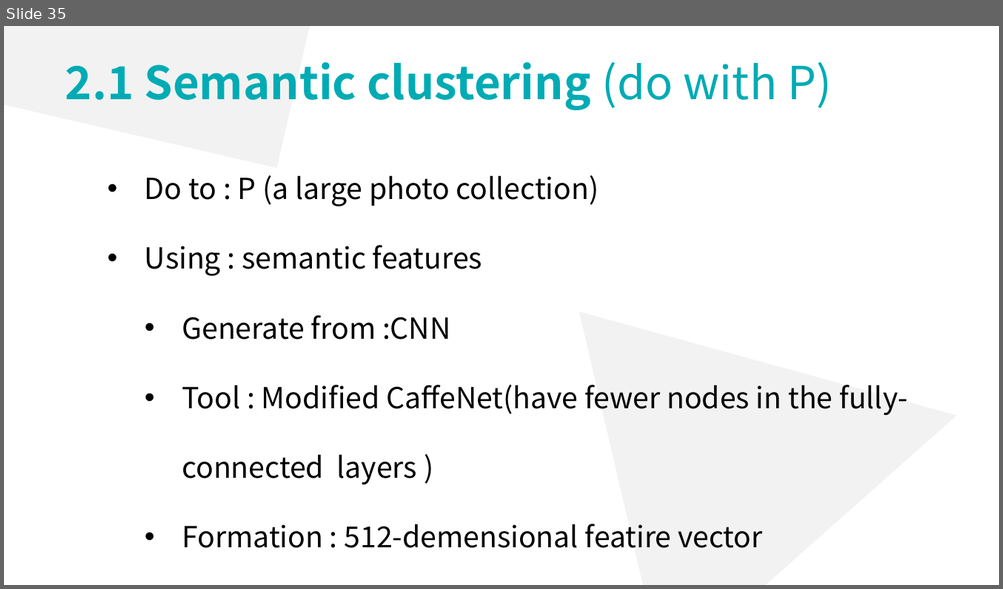
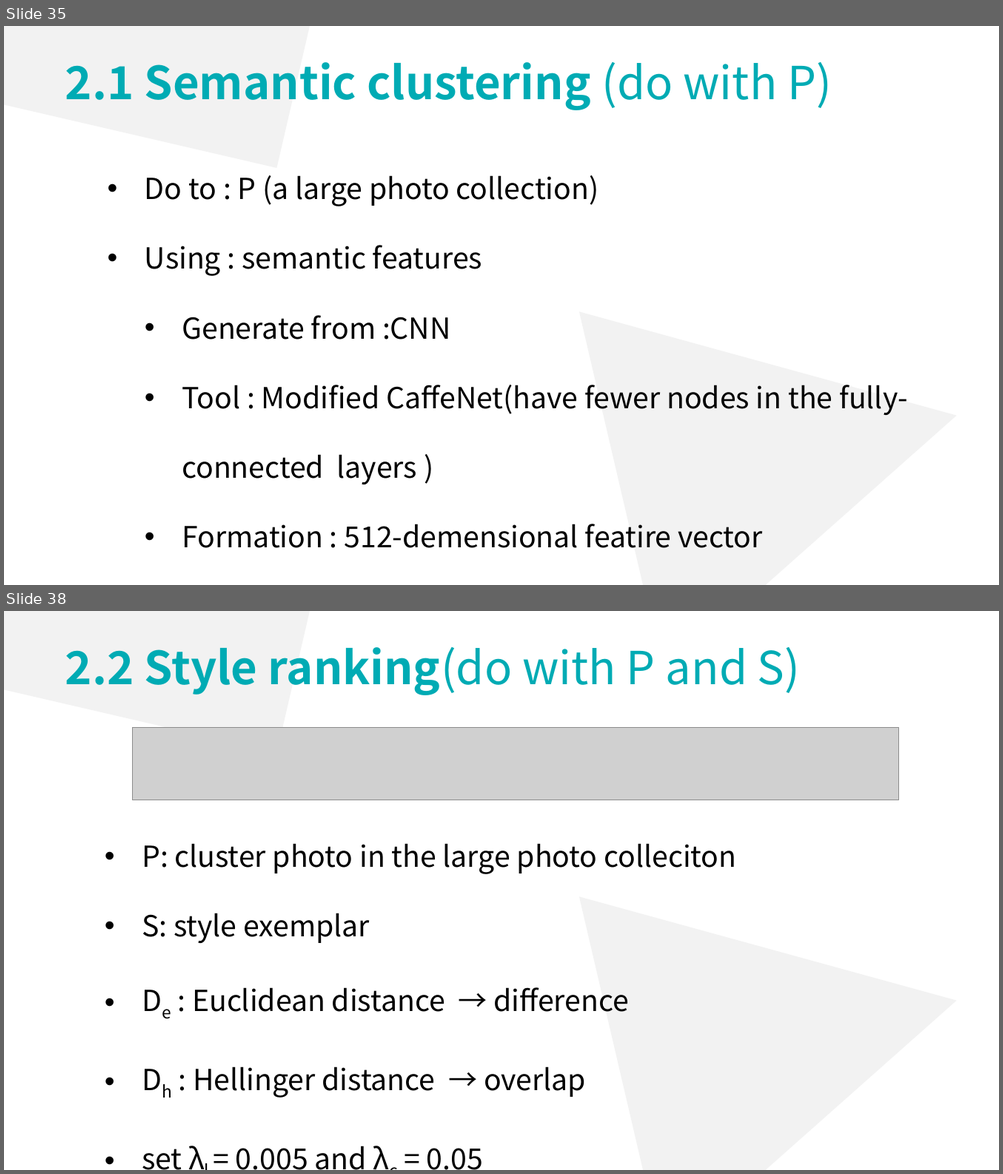
Before and after one commit to lsyoath/sheepy, a slide deck: ComputerVision.pptx. Shown one above the other, each under a label of ours: slide 35 before the commit, slides 35 and 38 after it; the slides between them are not shown. The pictures are 1003x589 and 1003x1174 pixels, drawn with LibreOffice and Linux fonts; fonts in the diff are those of the drawing; grey boxes stand for pictures. Boxes give left, top, right and bottom in pixels: in the first picture for what was removed or moved away, otherwise in the second. Text is boxed around its words. In the diff, an @@ line names an element or a change of style, - is before the commit and + after.

```diff
--- a/ComputerVision.pptx
+++ b/ComputerVision.pptx
@@ slide 38 added at <box>4,611,999,1170</box>, background #FFFFFF @@
@@ rectangle added at <box>4,611,341,753</box>, fill #F2F2F2 @@
@@ text added at <box>65,647,800,695</box>, 44 pt, text #00ABB4, bold @@
+2.2 Style ranking(do with P and S)
@@ picture added at <box>132,728,899,800</box> @@
@@ triangle added at <box>580,819,999,1170</box>, fill #F2F2F2 @@
@@ text added at <box>142,843,736,1170</box>, 28 pt, text #000000 @@
+• P: cluster photo in the large photo colleciton
+• S: style exemplar
+• De : Euclidean distance → difference
+• Dh : Hellinger distance → overlap
+• set λl = 0.005 and λc = 0.05
```
Also in this commit, not shown: 3 slides changed, 7 other slides added.
